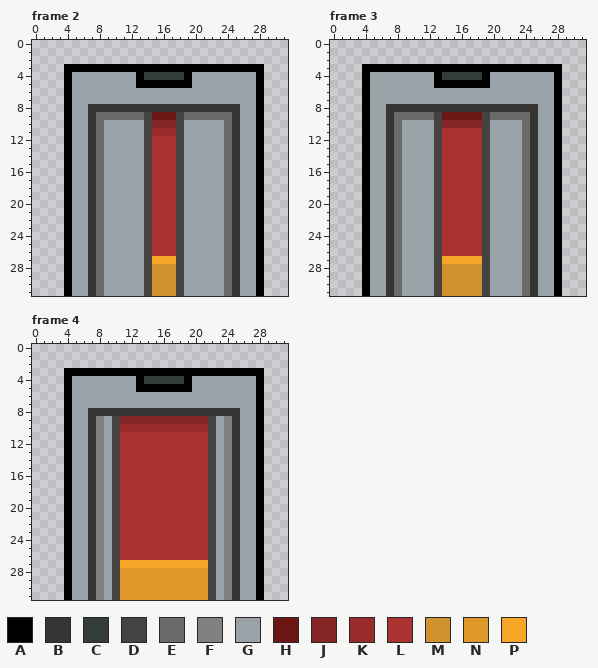
Pixel-art file, stored at sprites/elevator.aseprite. Above, as it was before the edit.
32x32 pixels, 4 frames. Colours within 5 levels of each other are drawn and written as one. Shown: frame 2, frame 3, frame 4.
Palette (. is transparent): A #000000  B #373533  C #323c39  D #444341  E #696a6a  F #808080  G #9aa3a8  H #6d1616  J #842424  K #9b2b2b  L #ac3232  M #d1912e  N #df982a  P #f6a527
After:
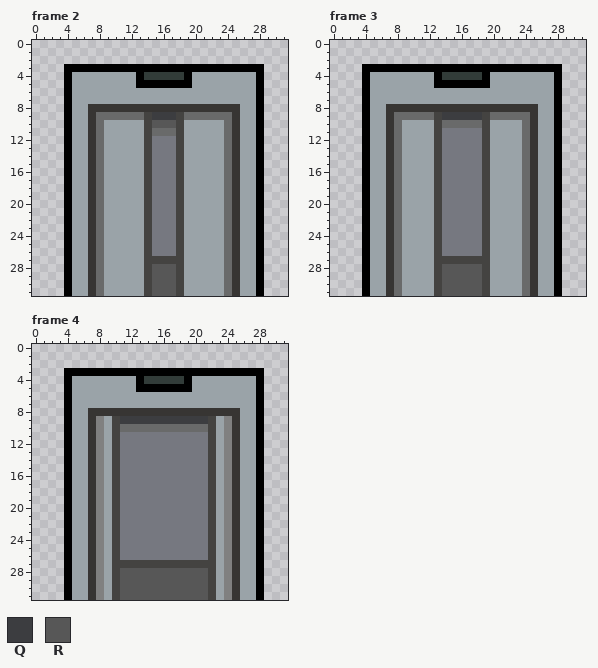
Colours new in this view: Q #3c3d40  R #575757
The author wrote: design elevator's inside!!
The exact change:
@@ palette @@
-L #ac3232
+L #767880
--- frame 2
@@ x 13..19 @@
  8 BBBBBBB
- 9 EDHHHDE
-10 GDJJJDG
-11 GDKKKDG
+ 9 EDQQQDE
+10 GDRRRDG
+11 GDEEEDG
 12 GDLLLDG
@@ x 13..19 @@
 26 GDLLLDG
-27 GDPPPDG
-28 GDMMMDG
-29 GDMMMDG
-30 GDMMMDG
-31 GDMMMDG
+27 GDDDDDG
+28 GDRRRDG
+29 GDRRRDG
+30 GDRRRDG
+31 GDRRRDG
--- frame 3
@@ x 12..20 @@
  8 BBBBBBBBB
- 9 EDHHHHHDE
-10 GDJJJJJDG
+ 9 EDQQQQQDE
+10 GDEEEEEDG
 11 GDLLLLLDG
@@ x 12..20 @@
 26 GDLLLLLDG
-27 GDPPPPPDG
-28 GDMMMMMDG
-29 GDMMMMMDG
-30 GDMMMMMDG
-31 GDMMMMMDG
+27 GDDDDDDDG
+28 GDRRRRRDG
+29 GDRRRRRDG
+30 GDRRRRRDG
+31 GDRRRRRDG
--- frame 4
@@ x 9..23 @@
  8 BBBBBBBBBBBBBBB
- 9 GDJJJJJJJJJJJDG
-10 GDKKKKKKKKKKKDG
+ 9 GDQQQQQQQQQQQDG
+10 GDEEEEEEEEEEEDG
 11 GDLLLLLLLLLLLDG
@@ x 9..23 @@
 26 GDLLLLLLLLLLLDG
-27 GDPPPPPPPPPPPDG
-28 GDNNNNNNNNNNNDG
-29 GDNNNNNNNNNNNDG
-30 GDNNNNNNNNNNNDG
-31 GDNNNNNNNNNNNDG
+27 GDDDDDDDDDDDDDG
+28 GDRRRRRRRRRRRDG
+29 GDRRRRRRRRRRRDG
+30 GDRRRRRRRRRRRDG
+31 GDRRRRRRRRRRRDG
Boxes around the changes in both pictures, in picture pixels (x1, y1, x2, y2):
changed: (152, 112, 176, 296)
changed: (442, 112, 482, 296)
changed: (120, 416, 208, 600)
